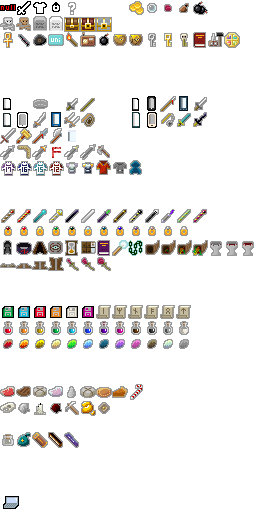
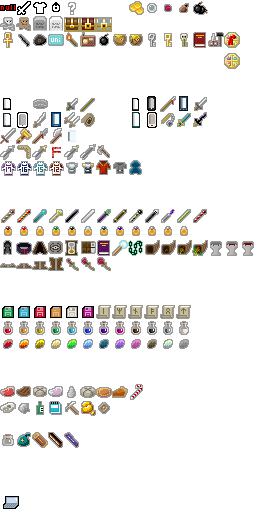
The second w=256, h=512 image is a revision of the first. Changes to its layers:
painted on "combined" over [left=36, top=35, right=240, bottom=415]
painted on "items" over [left=34, top=35, right=240, bottom=415]
